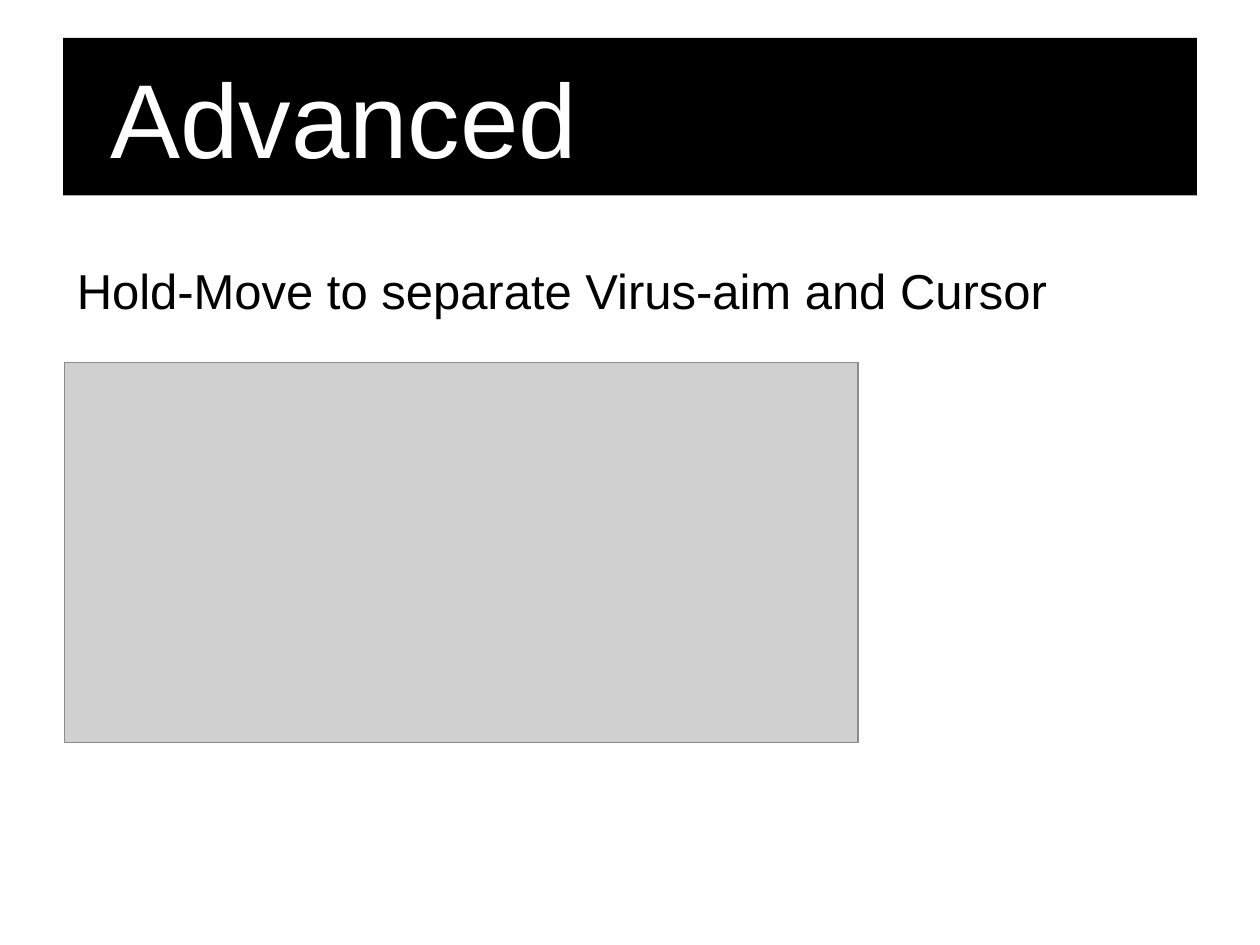
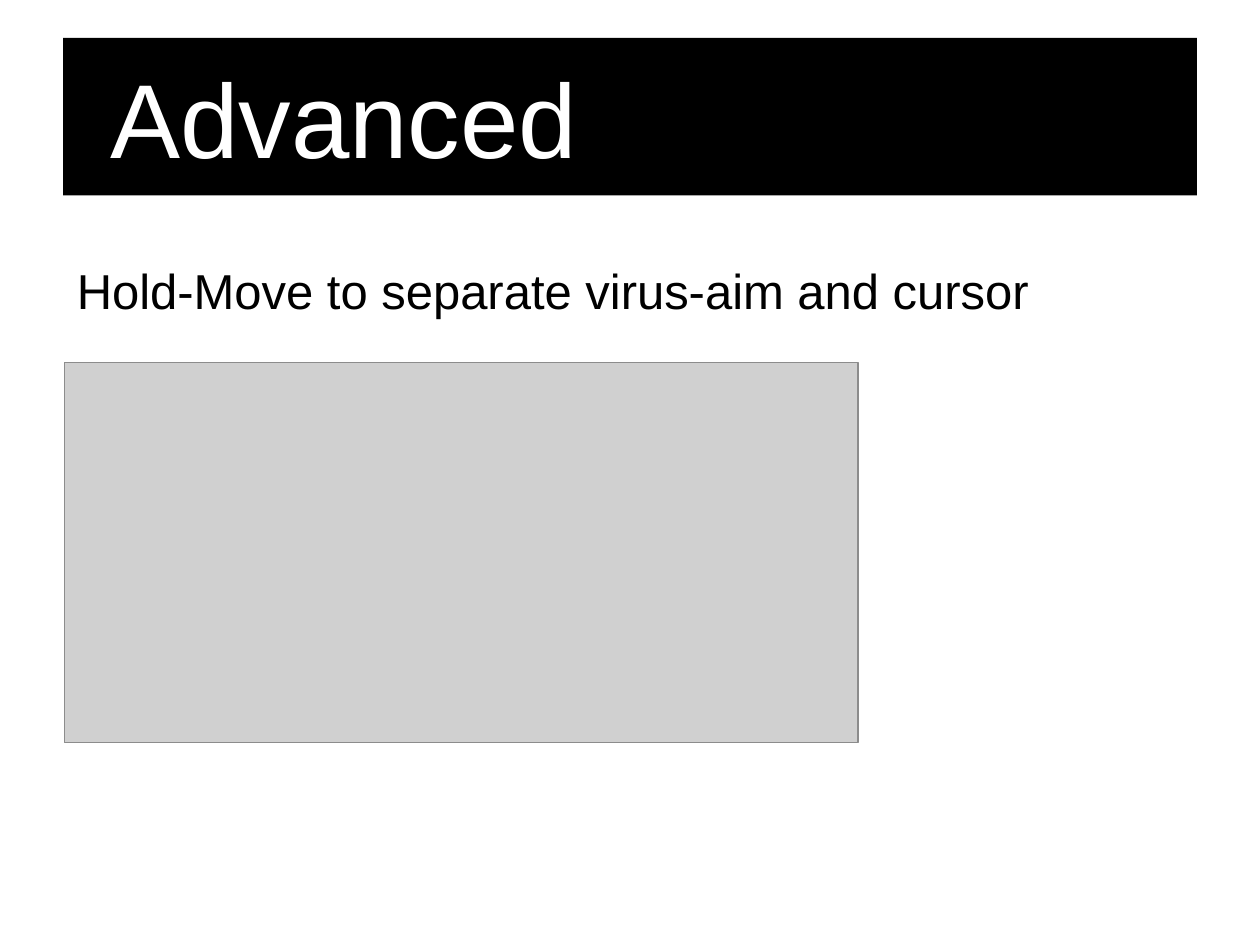
Before and after one commit to Acagamics/virusx, a slide deck: slide 9 of imagine_cup/virusX how to.pptx. Drawn at 1260x945 pixels with LibreOffice and Linux fonts; fonts in the diff are those of the drawing; grey boxes stand for pictures; background and template pictures are left out. Boxes give left, top, right and bottom in pixels: in the first picture for what was removed or moved away, otherwise in the second. Text is boxed around its words. In the diff, an @@ line names an element or a change of style, - is before the commit and + after.

```diff
--- a/imagine_cup/virusX how to.pptx
+++ b/imagine_cup/virusX how to.pptx
@@ text at bbox=[77, 273, 1029, 319]: text changed @@
-Hold-Move to separate Virus-aim and Cursor
+Hold-Move to separate virus-aim and cursor
```
Also in this commit, not shown: 5 other slides changed, 7 other files.
